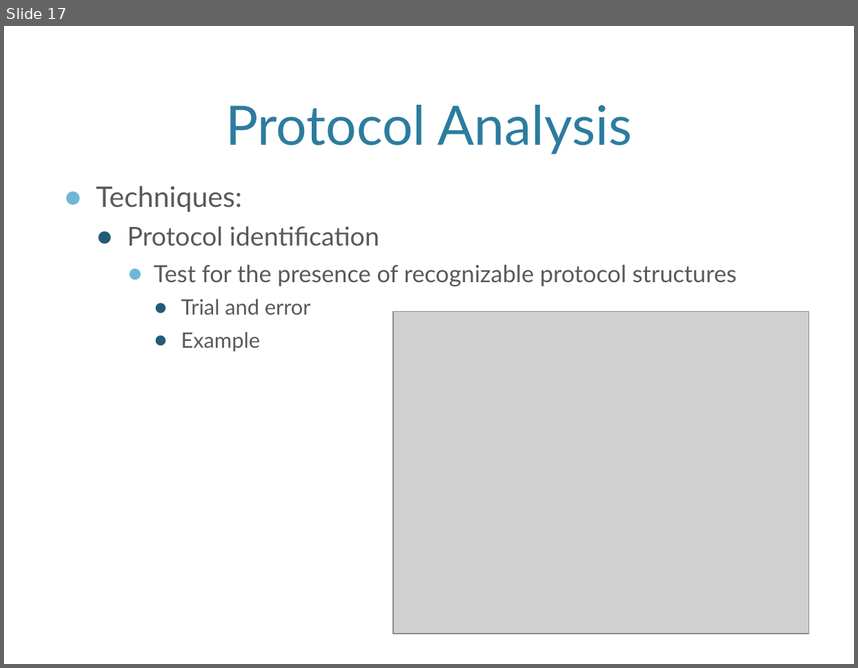
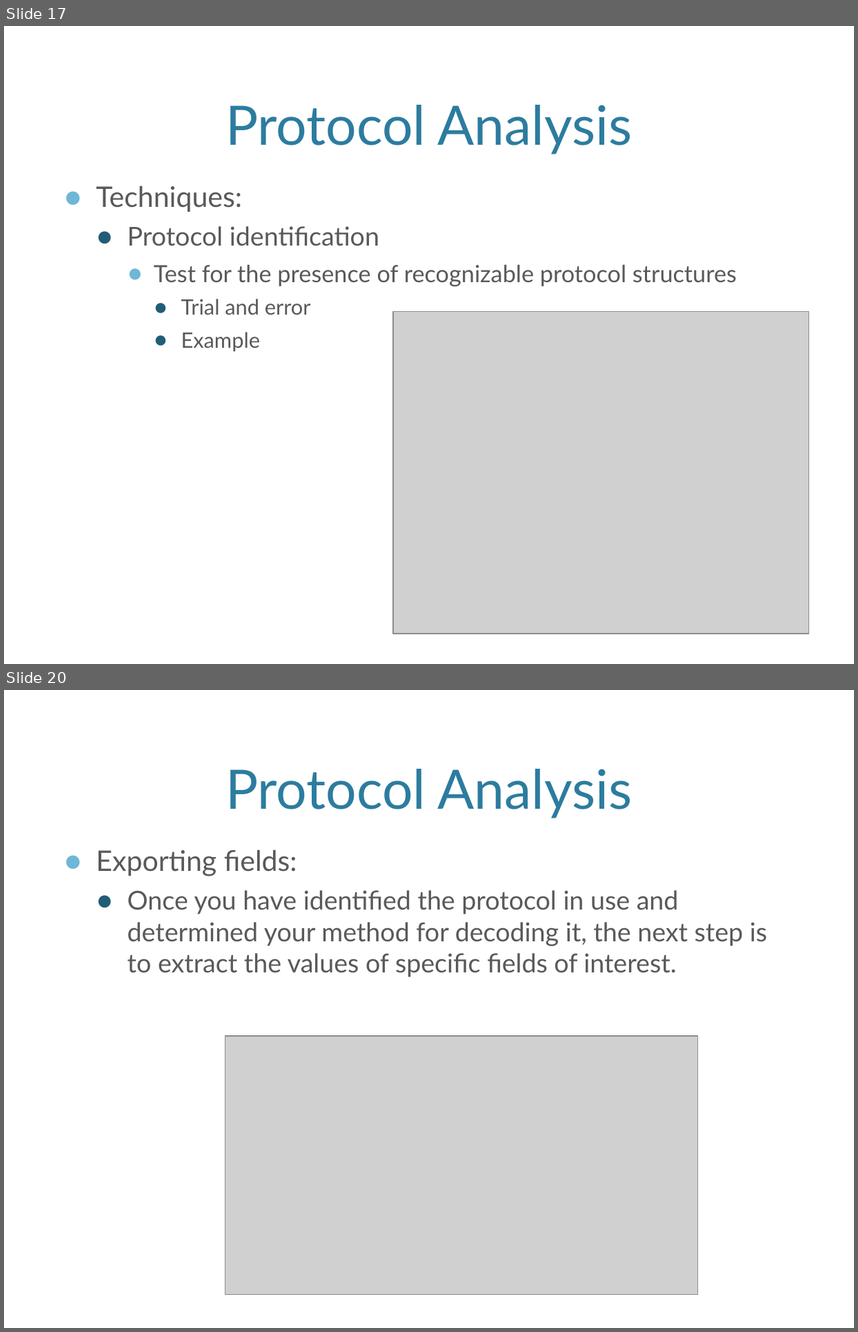
Before and after one commit to nave91/CS695NetForensics, a slide deck: Ch4.Packet_Analysis.pptx. Shown one above the other, each under a label of ours: slide 17 before the commit, slides 17 and 20 after it; the slides between them are not shown. The pictures are 858x668 and 858x1332 pixels, drawn with LibreOffice and Linux fonts; fonts in the diff are those of the drawing; grey boxes stand for pictures; background and template pictures are left out. Boxes give left, top, right and bottom in pixels: in the first picture for what was removed or moved away, otherwise in the second. Text is boxed around its words. In the diff, an @@ line names an element or a change of style, - is before the commit and + after.

```diff
--- a/Ch4.Packet_Analysis.pptx
+++ b/Ch4.Packet_Analysis.pptx
@@ slide 20 added at [4,690,854,1328], background picture (left out) @@
@@ title added at [225,769,633,818], 46 pt, text #2C7C9F @@
+Protocol Analysis
@@ text added at [96,849,767,977], 22 pt, text #595959 @@
+● Exporting fields:
+  ● Once you have identiﬁed the protocol in use and determined your method for decoding it, the next step is to extract the values of speciﬁc ﬁelds of interest.
@@ picture added at [225,1036,697,1294] @@
```
Also in this commit, not shown: 1 slide changed, 20 other slides added.
